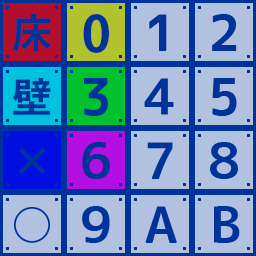
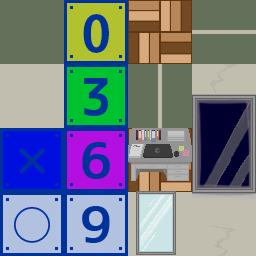
Layer changes from the first w=256, h=256 image to the second:
added layer "廊下床" above "鏡" over [0, 0, 64, 64]
added layer "鏡" above "壁" over [136, 191, 176, 255]
added layer "壁" (1st of 2) above "壁" over [128, 192, 192, 256]
added layer "壁" (2nd of 2) above "壁窓1-3" over [0, 64, 64, 128]
added layer "壁窓1-3" above "壁窓1-2" over [192, 192, 256, 256]
added layer "壁窓1-2" above "壁窓1-1" over [192, 128, 256, 192]
added layer "壁窓1-1" above "廊下床_中" over [192, 64, 256, 128]
added layer "廊下床_中" (1st of 2) above "廊下床_中" over [128, 64, 192, 128]
added layer "廊下床_中" (2nd of 2) above "職員室机" over [192, 0, 256, 64]
added layer "職員室机" above "床タイル" over [128, 128, 192, 181]
added layer "床タイル" (1st of 2) above "床タイル" over [128, 128, 192, 192]
added layer "床タイル" (2nd of 2) above "0" over [128, 0, 192, 64]
